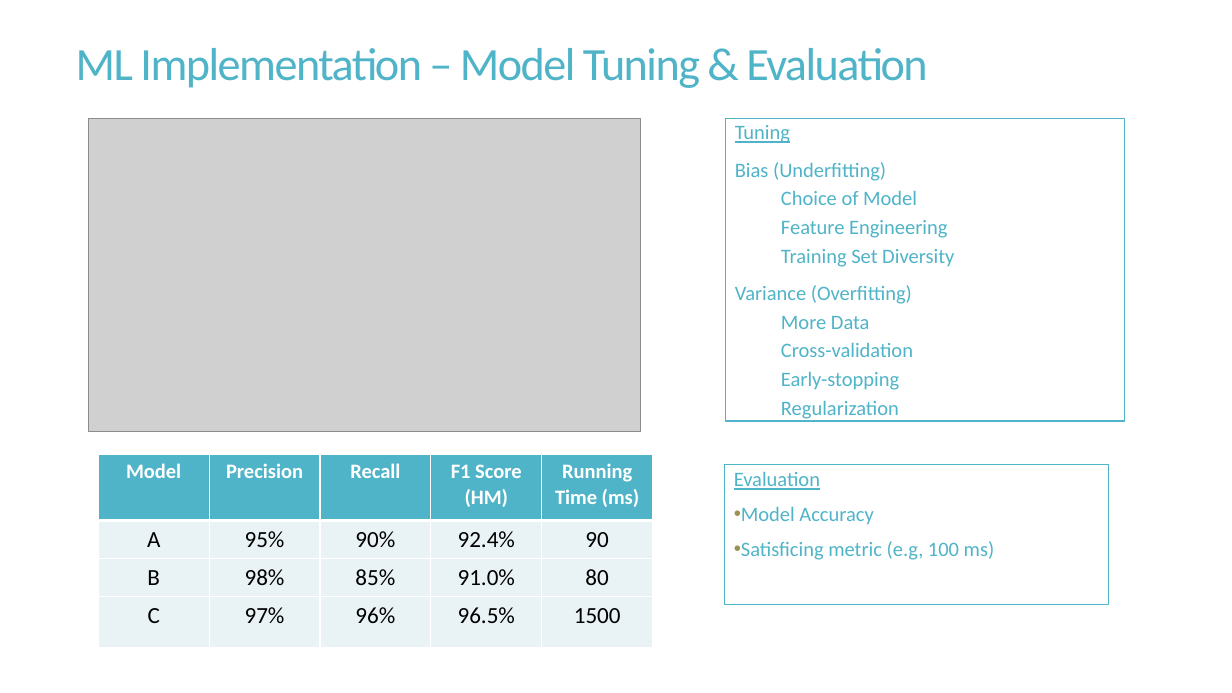
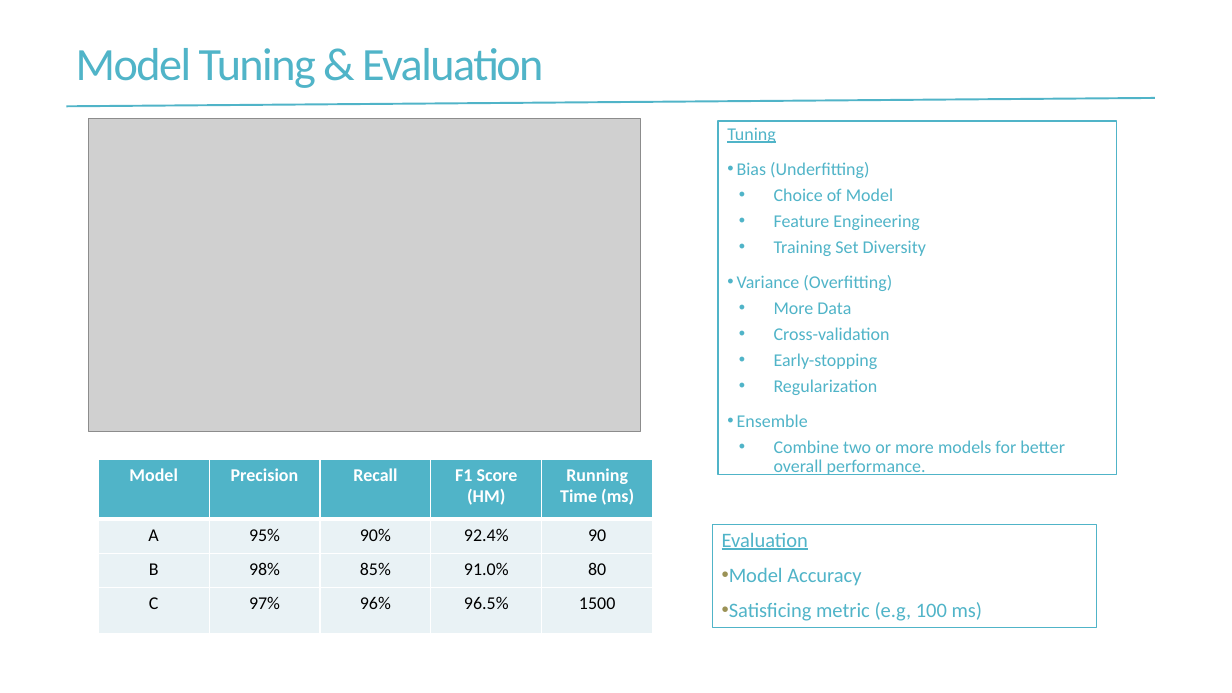
Before and after one commit to ranata/dm, a slide deck: slide 21 of cognitive-ecommercev0.3.pptx (slide 18 before the commit). Drawn at 1232x693 pixels with LibreOffice and Linux fonts; fonts in the diff are those of the drawing; grey boxes stand for pictures. Boxes give left, top, right and bottom in pixels: in the first picture for what was removed or moved away, otherwise in the second. Text is boxed around its words. In the diff, an @@ line names an element or a change of style, - is before the commit and + after.

```diff
--- a/cognitive-ecommercev0.3.pptx
+++ b/cognitive-ecommercev0.3.pptx
@@ title at (76,48,543,88): text changed @@
-ML Implementation – Model Tuning & Evaluation
+Model Tuning & Evaluation
@@ line added from (67, 106) to (1155, 98), #50B4C8 1.5 pt @@
@@ text "Tuning": place and size @@
-text "Tuning" at (726,118,1124,430)
+text "Tuning" at (718,121,1116,484)
@@ text at (727,127,926,395): size 16 to 14 pt in "Tuning", "Bias (Underfitting)", "Choice of Model", "Feature Engineering" and 6 more places; bullet none to •; bullet   to • @@
@@ text at (737,414,1065,475): paragraphs added @@
+• Ensemble
+  • Combine two or more models for better overall performance.
@@ table at (98,459,653,634) @@
@@ size 16 to 14 pt in "Model", "Precision", "Recall", "F1 Score" and 2 more places @@
@@ size 18 to 14 pt in "A", "95%", "90%", "92.4%" and 11 more places @@
@@ table: place and size @@
-table at (98,455,653,648)
+table at (98,459,653,634)
@@ rectangle "Evaluation": place and size @@
-rectangle "Evaluation" at (725,464,1109,604)
+rectangle "Evaluation" at (713,525,1097,628)
```
Also in this commit, not shown: 2 other slides changed, 5 slides added, 1 slide removed.
